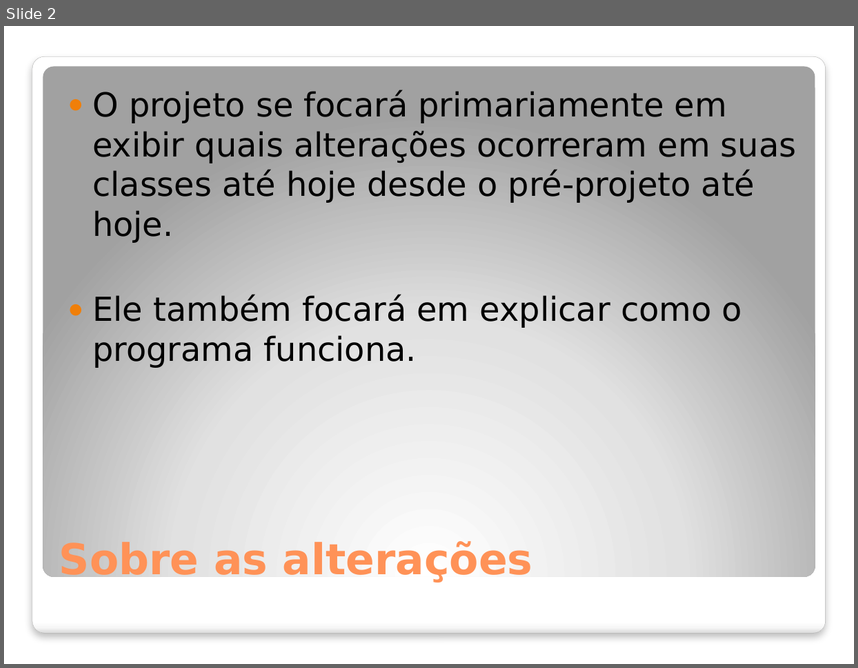
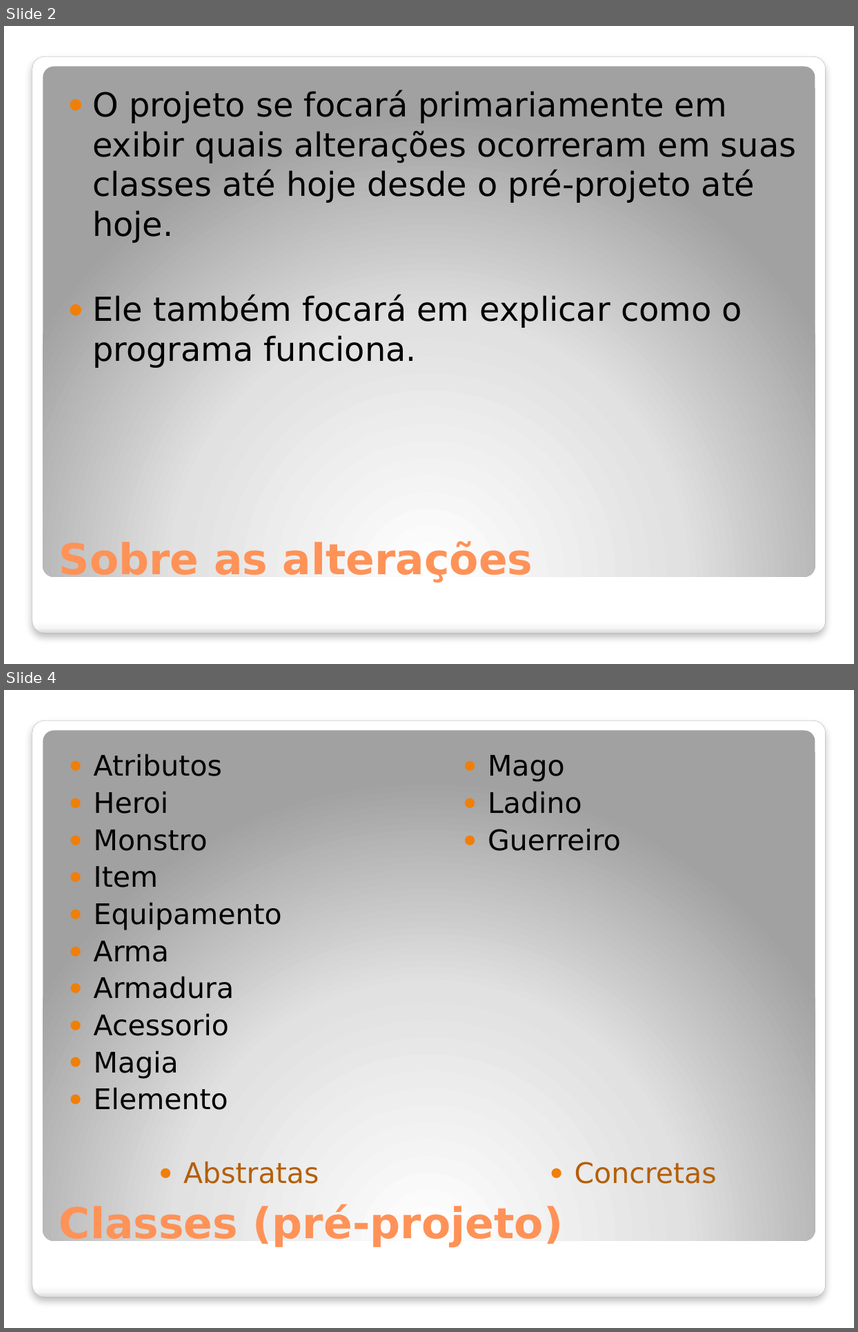
Before and after one commit to Sairaf/ToF2, a slide deck: Apresentação slide/Prog II projeto final.pptx. Shown one above the other, each under a label of ours: slide 2 before the commit, slides 2 and 4 after it; the slides between them are not shown. The pictures are 858x668 and 858x1332 pixels, drawn with LibreOffice and Linux fonts; fonts in the diff are those of the drawing; background and template pictures are left out. Boxes give left, top, right and bottom in pixels: in the first picture for what was removed or moved away, otherwise in the second. Text is boxed around its words. In the diff, an @@ line names an element or a change of style, - is before the commit and + after.

```diff
--- a/Apresentação slide/Prog II projeto final.pptx
+++ b/Apresentação slide/Prog II projeto final.pptx
@@ slide 4 added at (4, 690, 854, 1328), background picture (left out); not listed: 2 template elements that a slide beside it also shows @@
@@ text added at (94, 754, 282, 1110), 24.1 pt, text #000000 @@
+● Atributos
+● Heroi
+● Monstro
+● Item
+● Equipamento
+● Arma
+● Armadura
+● Acessorio
+● Magia
+● Elemento
+● Abstratas
@@ text added at (488, 755, 717, 1183), 24.1 pt, text #000000 @@
+● Mago
+● Ladino
+● Guerreiro
+● Concretas
@@ title added at (59, 1204, 563, 1248), 36 pt, text #FF9258, bold @@
+Classes (pré-projeto)
```
Also in this commit, not shown: 2 slides changed, 6 other slides added, 5 slides removed, 14 other files.
